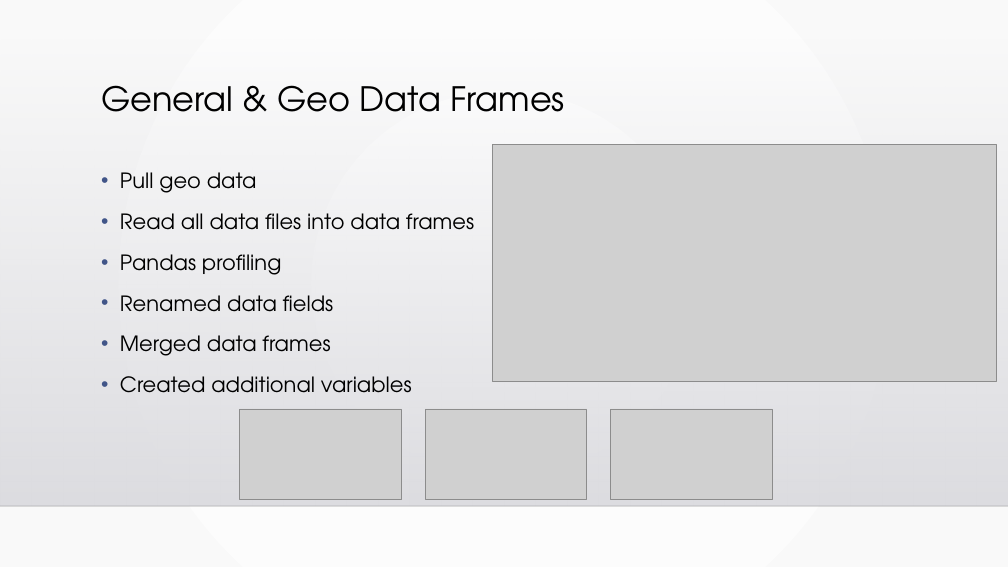
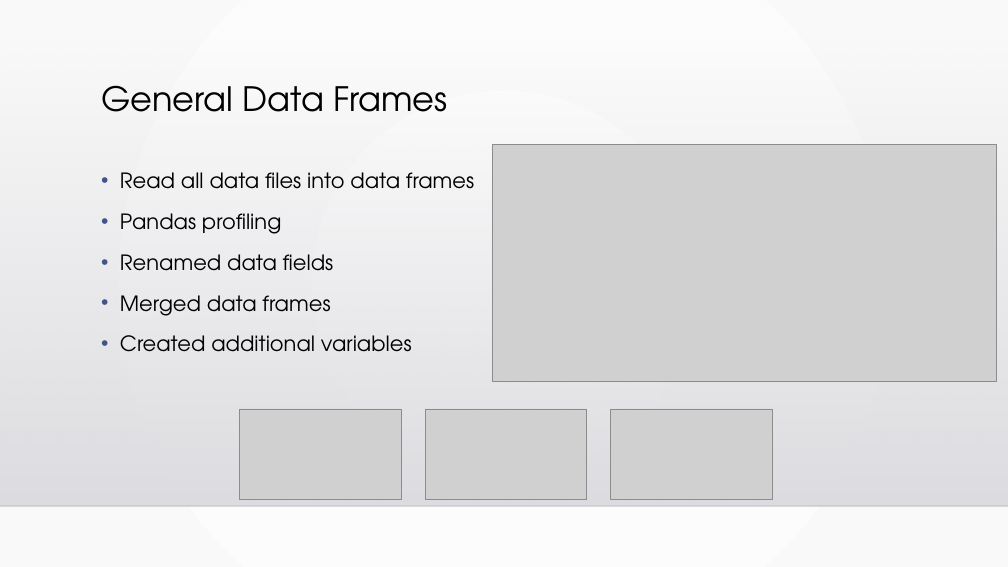
Before and after one commit to chell0011/MMA1, a slide deck: slide 7 of Chicago_Food_Deserts_Final.pptx. Drawn at 1008x567 pixels with LibreOffice and Linux fonts; fonts in the diff are those of the drawing; grey boxes stand for pictures; background and template pictures are left out. Boxes give left, top, right and bottom in pixels: in the first picture for what was removed or moved away, otherwise in the second. Text is boxed around its words. In the diff, an @@ line names an element or a change of style, - is before the commit and + after.

```diff
--- a/Chicago_Food_Deserts_Final.pptx
+++ b/Chicago_Food_Deserts_Final.pptx
@@ title at box(101, 85, 447, 112): text changed @@
-General & Geo Data Frames
+General Data Frames
@@ text at box(120, 172, 257, 193): paragraph removed @@
-• Pull geo data
```
Also in this commit, not shown: 13 other slides changed, 1 other file.
